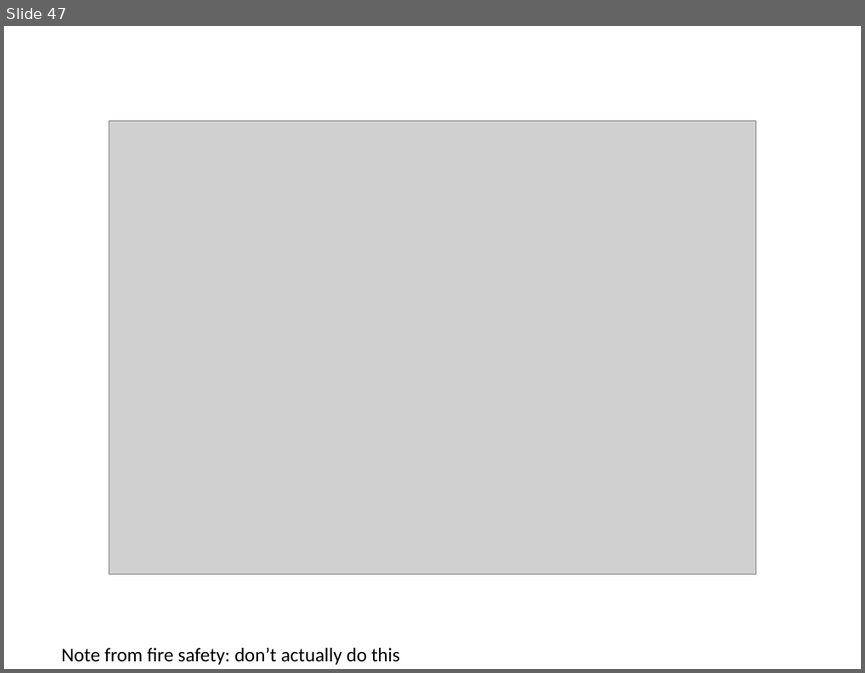
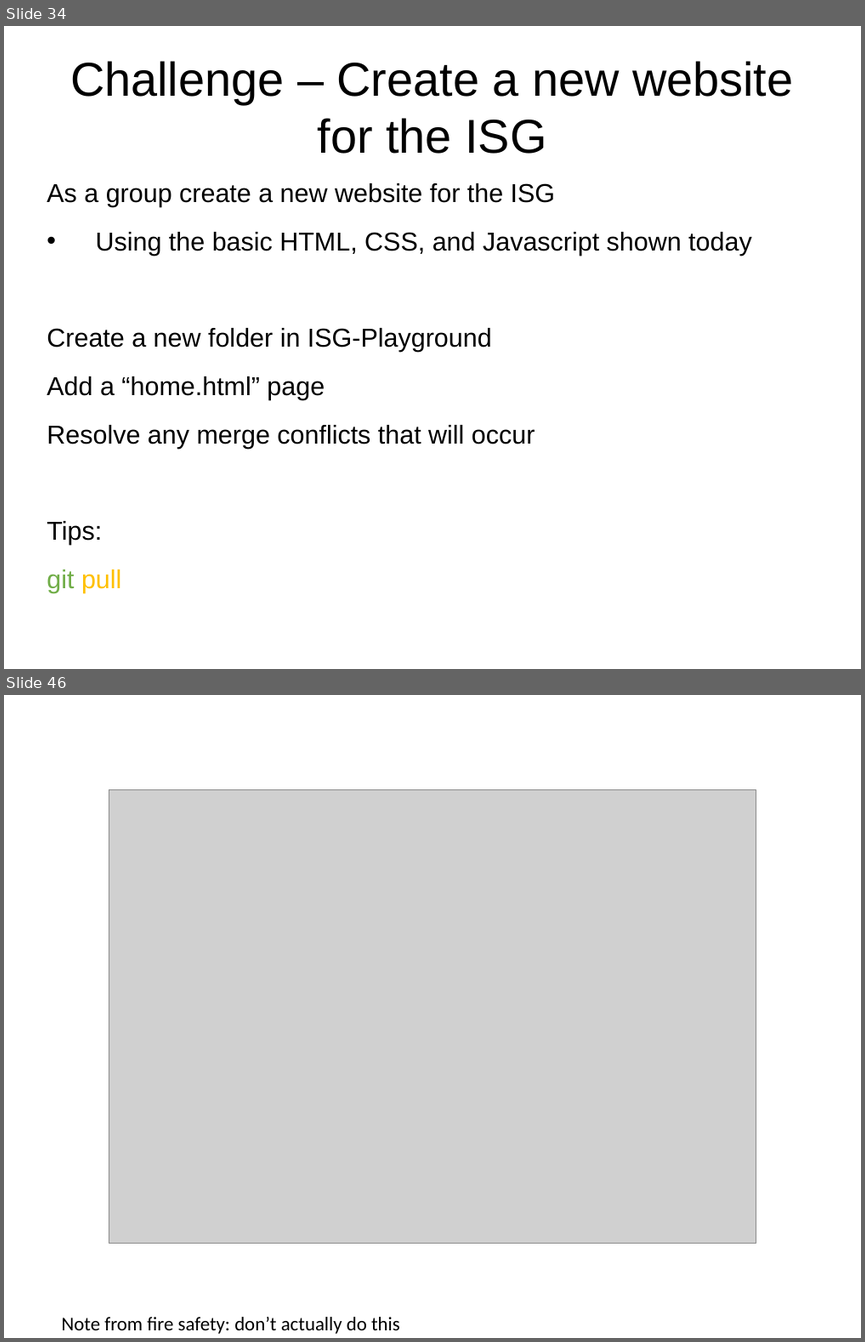
Before and after one commit to rachelplayer/isg-playground, a slide deck: git_workshop.pptx. Shown one above the other, each under a label of ours: slide 47 before the commit, slides 34 and 46 after it; the slides between them are not shown. The pictures are 865x673 and 865x1342 pixels, drawn with LibreOffice and Linux fonts; fonts in the diff are those of the drawing; grey boxes stand for pictures. Boxes give left, top, right and bottom in pixels: in the first picture for what was removed or moved away, otherwise in the second. Text is boxed around its words. In the diff, an @@ line names an element or a change of style, - is before the commit and + after.

```diff
--- a/git_workshop.pptx
+++ b/git_workshop.pptx
@@ slide 34 added at <box>4,26,861,669</box>, background #FFFFFF @@
@@ title added at <box>70,61,793,154</box>, 44 pt, text #000000 @@
+Challenge – Create a new website for the ISG
@@ text added at <box>46,183,752,544</box>, 24 pt, text #000000 @@
+As a group create a new website for the ISG
+• Using the basic HTML, CSS, and Javascript shown today
+Create a new folder in ISG-Playground
+Add a “home.html” page
+Resolve any merge conflicts that will occur
+Tips:
+git pull
@@ what was slide 47 is now slide 46 @@
```
Also in this commit, not shown: 6 slides changed, 32 other slides added, 52 slides removed.
